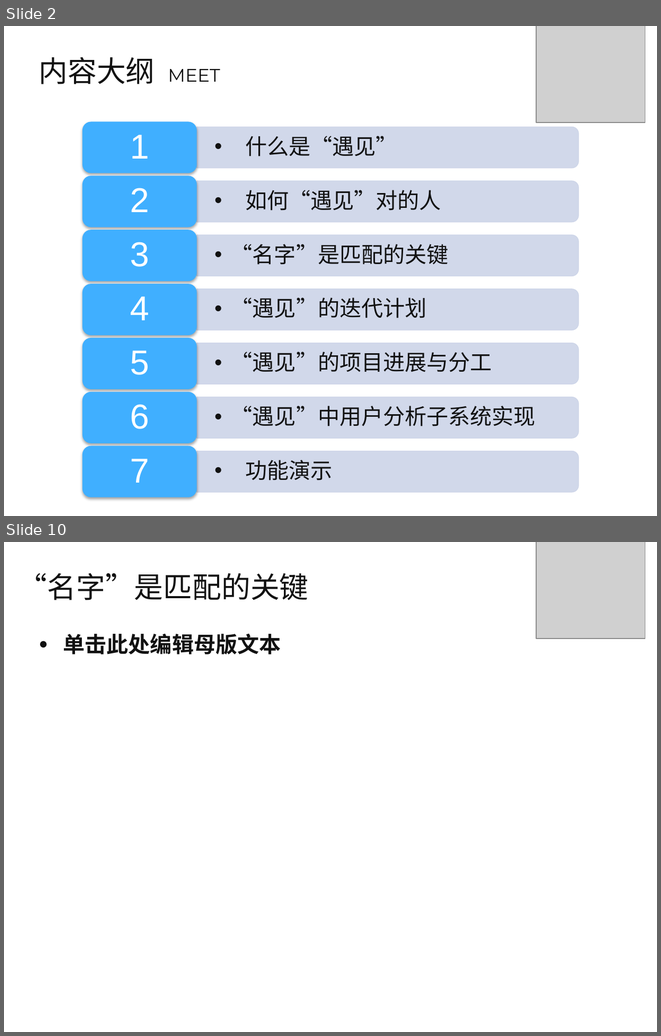
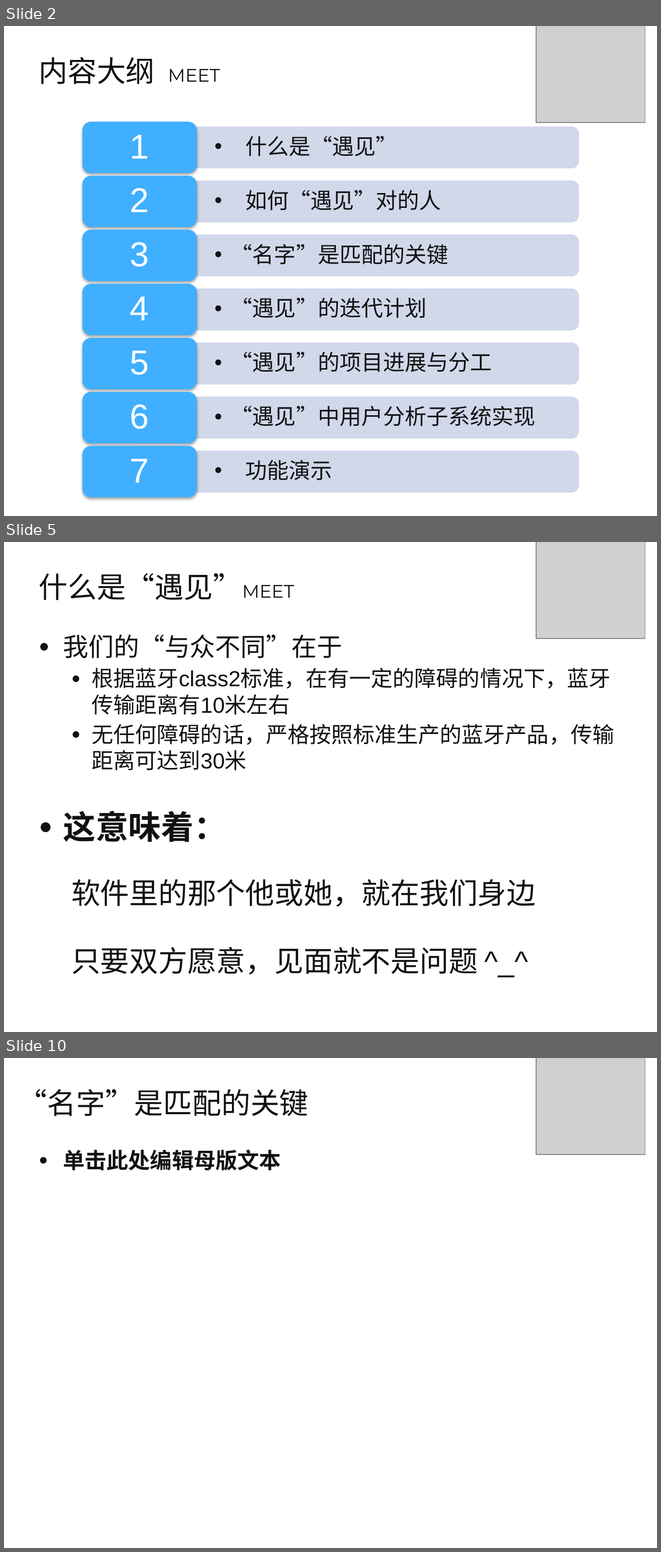
Before and after one commit to qwordy/Meet, a slide deck: doc/高级软件工程中期答辩-第六组.pptx. Shown one above the other, each under a label of ours: slides 2 and 10 before the commit, slides 2, 5 and 10 after it; the slides between them are not shown. The pictures are 661x1036 and 661x1552 pixels, drawn with LibreOffice and Linux fonts; fonts in the diff are those of the drawing; grey boxes stand for pictures; background and template pictures are left out. Boxes give left, top, right and bottom in pixels: in the first picture for what was removed or moved away, otherwise in the second. Text is boxed around its words. In the diff, an @@ line names an element or a change of style, - is before the commit and + after.

```diff
--- a/doc/高级软件工程中期答辩-第六组.pptx
+++ b/doc/高级软件工程中期答辩-第六组.pptx
@@ slide 5 added at box(4, 542, 657, 1032), background picture (left out) @@
@@ picture added at box(536, 542, 645, 638) @@
@@ title added at box(39, 573, 294, 600), 32 pt, text #111111 @@
+什么是“遇见”MEET
@@ text added at box(63, 634, 615, 974), 24 pt, text #111111 @@
+● 我们的“与众不同”在于
+  ● 根据蓝牙class2标准，在有一定的障碍的情况下，蓝牙传输距离有10米左右
+  ● 无任何障碍的话，严格按照标准生产的蓝牙产品，传输距离可达到30米
+● 这意味着：
+  软件里的那个他或她，就在我们身边
+  只要双方愿意，见面就不是问题 ^_^
```
Also in this commit, not shown: 5 slides changed, 3 other slides added, 3 slides removed.
